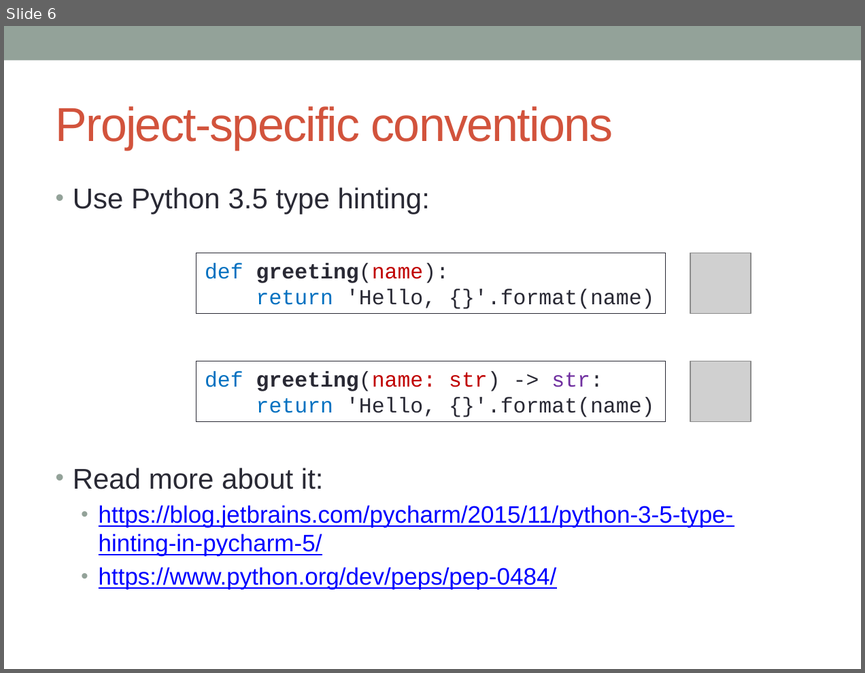
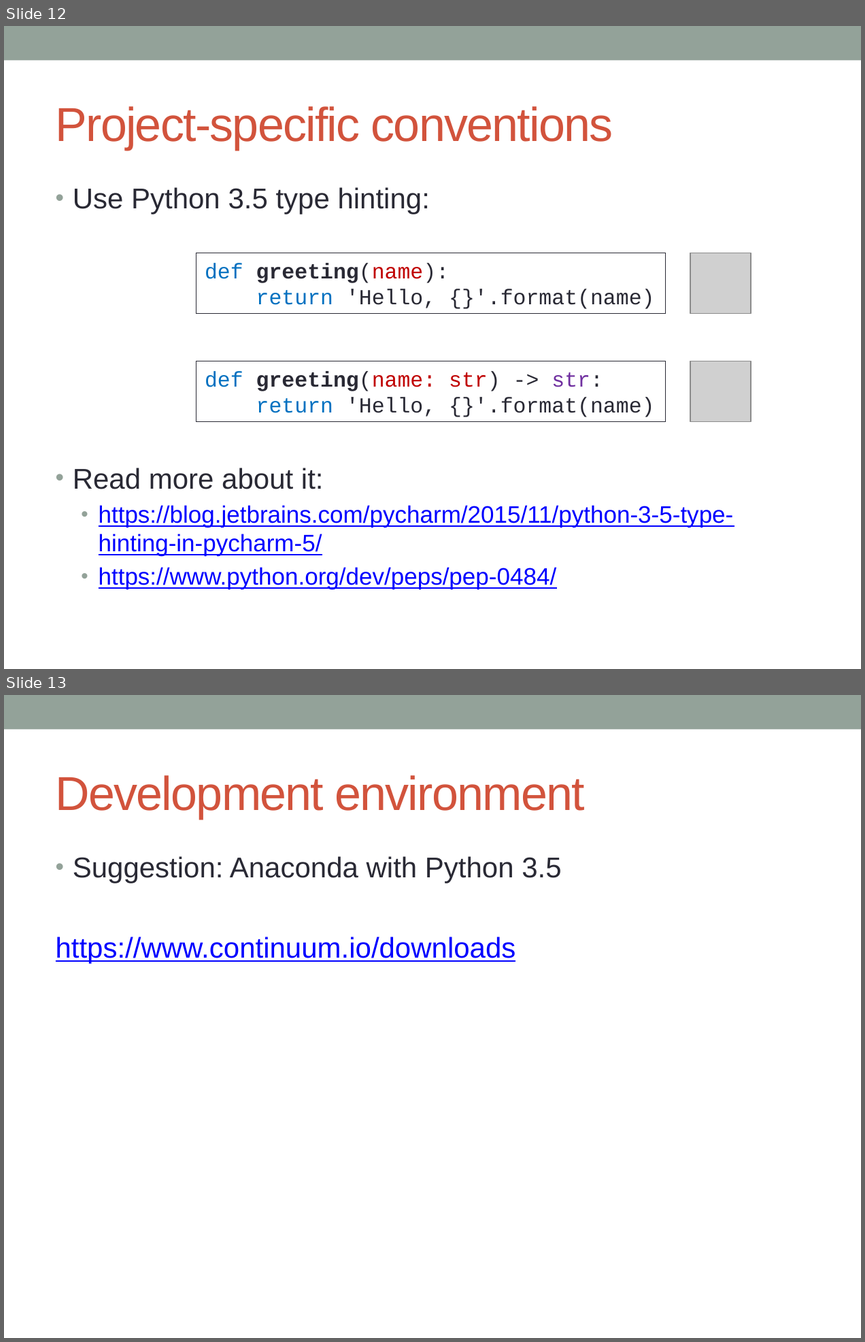
Before and after one commit to SIMULATOR-WG/SHARC, a slide deck: docs/Welcome to SHARC.pptx. Shown one above the other, each under a label of ours: slide 6 before the commit, slides 12 and 13 after it. The pictures are 865x673 and 865x1342 pixels, drawn with LibreOffice and Linux fonts; fonts in the diff are those of the drawing; grey boxes stand for pictures. Boxes give left, top, right and bottom in pixels: in the first picture for what was removed or moved away, otherwise in the second. Text is boxed around its words. In the diff, an @@ line names an element or a change of style, - is before the commit and + after.

```diff
--- a/docs/Welcome to SHARC.pptx
+++ b/docs/Welcome to SHARC.pptx
@@ slide 13 added at <box>4,695,861,1338</box>, background #FFFFFF; not listed: 1 template element that a slide beside it also shows @@
@@ title added at <box>56,775,584,819</box>, 40 pt, text #D2533C @@
+Development environment
@@ text added at <box>56,856,561,963</box>, 24 pt, text #0000FF, underline @@
+• Suggestion: Anaconda with Python 3.5
+https://www.continuum.io/downloads
@@ what was slide 6 is now slide 12 @@
```
Also in this commit, not shown: 3 slides changed, 7 other slides added, 3 slides removed, 2 other files.
